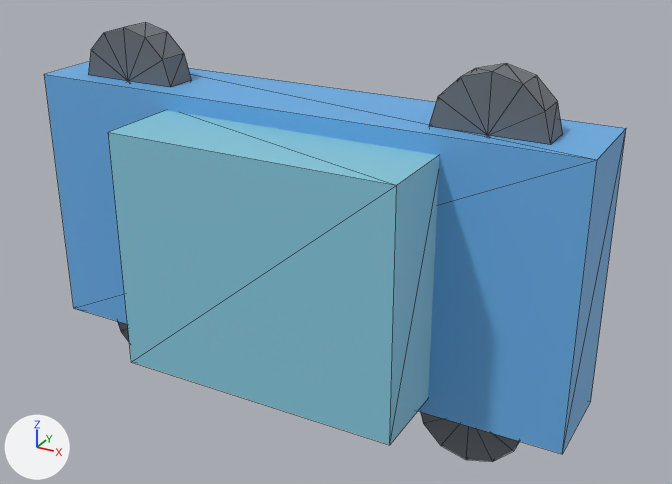
One commit to the glTF model public/models/city-pack/car_blue.glb: the scene before it, then after it.
Before and after are seen from a 50 mm lens placed at (3.22, -5.64, 2.68), pointed at (0.3, -0.34, 0.03). The axes (+X, +Y, +Z) are drawn at lower left. The lights are the same throughout. The first picture is the older version. Mesh edges are drawn as thin lines. Where no turn or scale is listed for an object, it has been applied to the vertices.

Objects in the first picture: 'g0', 'g1', 'g2', 'g3', 'g4', 'g5'.
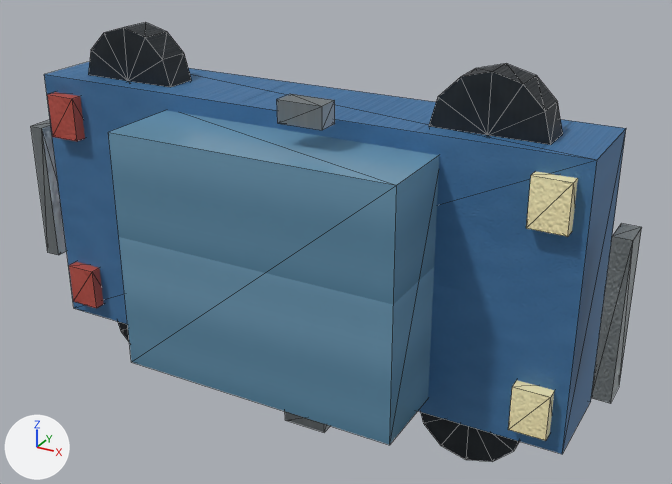
Pixel boxes (x1, y1, x2, y2) of what changed, in the pictures (672 x 484 px):
'g1', recoloured (cyan to blue): (108, 110, 439, 445) in both
'g0', recoloured (darker): (44, 62, 626, 454) in both
'blackmetal', added: after (88, 22, 563, 462)
'steel', added: after (31, 94, 642, 432)
'g5', deleted: before (429, 63, 563, 145)
'lamp', added (beige): after (508, 171, 578, 441)
'g3', deleted: before (88, 22, 191, 88)
'redpaint', added (red): after (47, 92, 104, 308)
'g4', deleted: before (421, 412, 519, 462)
'g2', deleted (mostly hidden): before (117, 321, 129, 341)

The change, as a list of edits to the scene's bpy script:
```text
Add mat_bluepaint:
    mat_bluepaint = bpy.data.materials.new('bluepaint')
    # uses the picture img_bluepaint_base_df753f10bddd_png
    # uses the picture img_bluepaint_metal_rough_caf26be9e8ae_png
    # uses the picture img_bluepaint_normal_14fbb3029693_png
Add mat_glass:
    mat_glass = bpy.data.materials.new('glass')
    # uses the picture img_glass_base_2057118dcc50_png
    # uses the picture img_glass_metal_rough_5bafd28736fc_png
    # uses the picture img_glass_normal_34c42d324d50_png
Add mat_blackmetal:
    mat_blackmetal = bpy.data.materials.new('blackmetal')
    # uses the picture img_blackmetal_base_0a032bb13c3e_png
    # uses the picture img_blackmetal_metal_rough_4ed81abd9530_png
    # uses the picture img_blackmetal_normal_b1c48d19b4ac_png
Add mat_redpaint:
    mat_redpaint = bpy.data.materials.new('redpaint')
    # uses the picture img_redpaint_base_0b1c61e5c760_png
    # uses the picture img_redpaint_metal_rough_d7d25b9a8562_png
    # uses the picture img_redpaint_normal_a5990724cc20_png
Add mat_steel:
    mat_steel = bpy.data.materials.new('steel')
    # uses the picture img_steel_base_736cd9371f6f_png
    # uses the picture img_steel_metal_rough_928f8bcbe430_png
    # uses the picture img_steel_normal_589b96e45df2_png
Add mat_lamp:
    mat_lamp = bpy.data.materials.new('lamp')
    # uses the picture img_lamp_base_09298f8adf42_png
    # uses the picture img_lamp_metal_rough_68bbfafe364b_png
    # uses the picture img_lamp_normal_74605e2efeed_png
Change me_g0:
    where me_g0.from_pydata(...)  # 8 vertices, 12 faces; spans x -2.1..2.1, y -0.57..0.13, z -1.0..1.0
    remove me_g0.materials.append(mat_defaultmaterial)
    me_g0 part 2: vertex colours changed
    add me_g0.materials.append(mat_bluepaint)
Change me_g1:
    where me_g1.from_pydata(...)  # 8 vertices, 12 faces; spans x -0.95..1.15, y -1.17..-0.52, z -0.88..0.88
    remove me_g1.materials.append(mat_defaultmaterial_001)
    me_g1 part 1: vertex colours changed
    add me_g1.materials.append(mat_glass)
Remove ob_g2:
    ob_g2 = bpy.data.objects.new('g2', me_g2)
Remove ob_g3:
    ob_g3 = bpy.data.objects.new('g3', me_g3)
Remove ob_g4:
    ob_g4 = bpy.data.objects.new('g4', me_g4)
Remove ob_g5:
    ob_g5 = bpy.data.objects.new('g5', me_g5)
Add ob_blackmetal:
    ob_blackmetal = bpy.data.objects.new('blackmetal', me_blackmetal)  # a 12-sided cylinder along y spanning x -1.79..-1.01, y -0.42..-0.18, z -1.39..-0.61; a 12-sided cylinder along y spanning x -1.79..-1.01, y -0.42..-0.18, z 0.61..1.39; a 12-sided cylinder along y spanning x 1.01..1.79, y -0.42..-0.18, z -1.39..-0.61; a 12-sided cylinder along y spanning x 1.01..1.79, y -0.42..-0.18, z 0.61..1.39
    ob_blackmetal.location = (0.0, 0.0, 0.0)
Add ob_redpaint:
    ob_redpaint = bpy.data.objects.new('redpaint', me_redpaint)  # a box spanning x -2.04..-1.94, y -0.52..-0.34, z -0.79..-0.49; a box spanning x -2.04..-1.94, y -0.52..-0.34, z 0.49..0.79; a box spanning x -2.01..-1.76, y -0.66..-0.48, z -0.88..-0.54; a box spanning x -2.01..-1.76, y -0.66..-0.48, z 0.54..0.88
    ob_redpaint.location = (0.0, 0.0, 0.0)
Add ob_steel:
    ob_steel = bpy.data.objects.new('steel', me_steel)  # a box spanning x -2.06..-1.92, y -0.48..-0.28, z -0.81..0.81; a box spanning x 1.92..2.06, y -0.48..-0.28, z -0.81..0.81; a box spanning x 0.19..0.51, y -0.89..-0.73, z -1.17..-1.02; a box spanning x 0.19..0.51, y -0.89..-0.73, z 1.02..1.17; a box spanning x -2.35..-2.23, y -0.54..-0.32, z -0.55..0.55; a box spanning x 2.23..2.35, y -0.54..-0.32, z -0.55..0.55
    ob_steel.location = (0.0, 0.0, 0.0)
Add ob_lamp:
    ob_lamp = bpy.data.objects.new('lamp', me_lamp)  # a box spanning x 1.76..2.01, y -0.66..-0.48, z -0.88..-0.54; a box spanning x 1.76..2.01, y -0.66..-0.48, z 0.54..0.88
    ob_lamp.location = (0.0, 0.0, 0.0)
```
